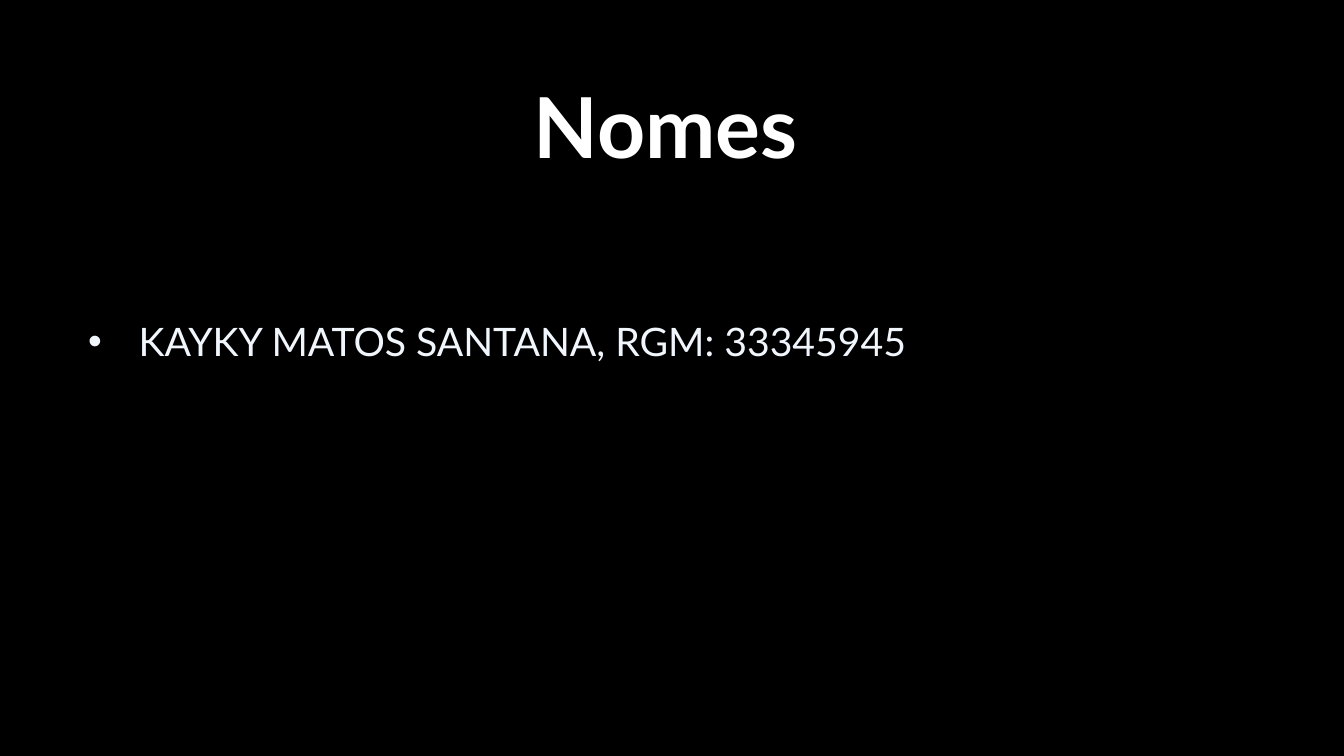
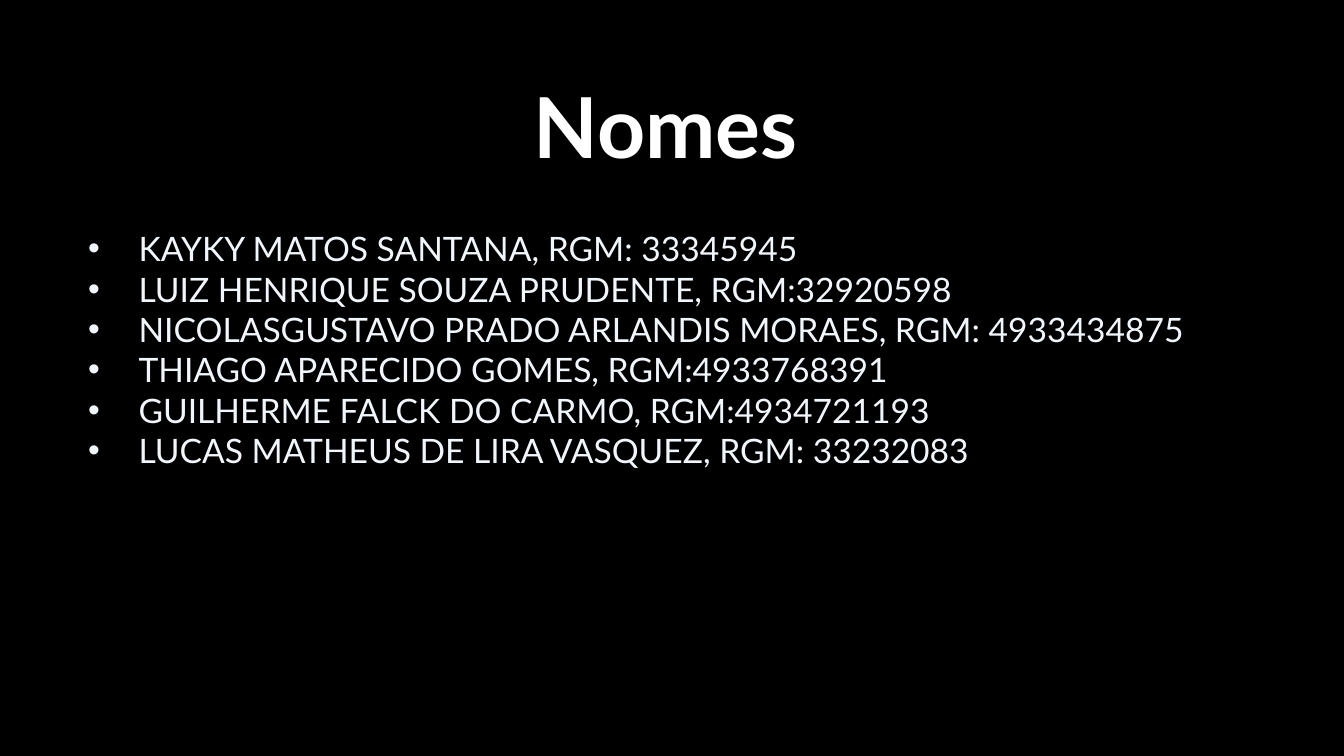
Before and after one commit to kaykymatos/analise-e-projeto-de-sistema-2, a slide deck: slide 2 of ProjetoDesenvolvidoPeloGrupo/Apresentação.pptx. Drawn at 1344x756 pixels with LibreOffice and Linux fonts; fonts in the diff are those of the drawing; background and template pictures are left out. Boxes give left, top, right and bottom in pixels: in the first picture for what was removed or moved away, otherwise in the second. Text is boxed around its words. In the diff, an @@ line names an element or a change of style, - is before the commit and + after.

```diff
--- a/ProjetoDesenvolvidoPeloGrupo/Apresentação.pptx
+++ b/ProjetoDesenvolvidoPeloGrupo/Apresentação.pptx
@@ text "KAYKY MATOS SANTANA, RGM: 33345945": place and size @@
-text "KAYKY MATOS SANTANA, RGM: 33345945" at <box>139,327,906,361</box>
+text "KAYKY MATOS SANTANA, RGM: 33345945" at <box>139,236,1184,468</box>
@@ text at <box>139,236,797,266</box>: size 28 to 24 pt in "KAYKY MATOS SANTANA, RGM: 33345945" @@
@@ text at <box>139,277,1184,468</box>: paragraphs added @@
+• LUIZ HENRIQUE SOUZA PRUDENTE, RGM:32920598
+• NICOLASGUSTAVO PRADO ARLANDIS MORAES, RGM: 4933434875
+• THIAGO APARECIDO GOMES, RGM:4933768391
+• GUILHERME FALCK DO CARMO, RGM:4934721193
+• LUCAS MATHEUS DE LIRA VASQUEZ, RGM: 33232083
```
Also in this commit, not shown: 3 other slides changed, 19 slides added, 2 slides removed, 50 other files.
